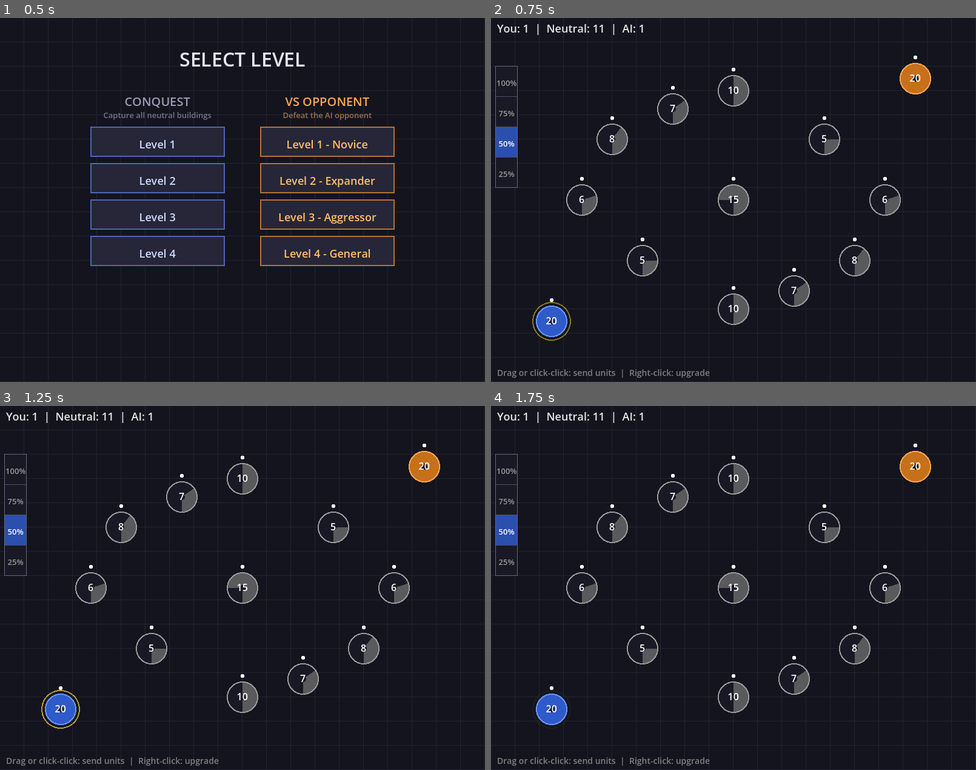
Above: before the commit, frames 1-4 (two rows, left to right).
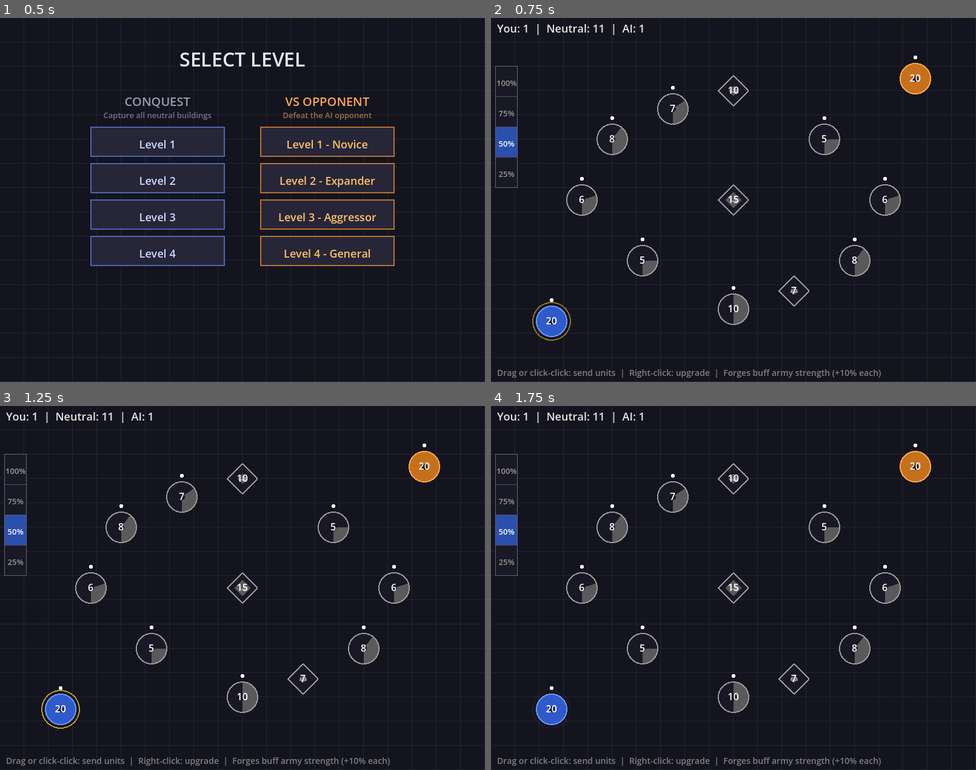
Above: after the commit, the same moments.

Repository: jamesrp/rts_game
Game: Godot game, scene res://main.tscn
Same seed, same stepped clock (60 frames per second), same inputs: the game is played once before the commit and once after it.
Inputs (mouse positions are in pixels of both pictures, inside the frame that each line leads up to):
- Up to frame 1 (0.5 s): no input
- Up to frame 2 (0.75 s): tap Enter at 0.5 s; move the mouse to (840, 181) at 0.52 s; click (840, 181) at 0.67 s
- Up to frame 3 (1.25 s): no input
- Up to frame 4 (1.75 s): tap Space at 1.25 s; drag from (636, 606) to (709, 660) at 1.27 s

Frame 1 is identical in both runs. In frame 2, 1.1% of the frame differs, in the area x 46-81%, y 13-99%; in frame 3, 1.1%; in frame 4, 1.1%.

Commit message:
Add forge buildings and multiplier-based combat system
Forges are diamond-shaped buildings that provide a global +10% army
strength buff per forge owned. Combat now uses multipliers based on
building level (defender) and forge count (both sides) instead of
simple subtraction. Forges don't generate units and can't be upgraded.

Co-Authored-By: Claude Opus 4.6 <noreply@anthropic.com>

Diff:
--- a/game/main.gd
+++ b/game/main.gd
@@ -210,7 +210,21 @@
 		positions.append(extra_positions[i])
 		neutral_units.append(extra_units[i])
 
-	return {"positions": positions, "units": neutral_units, "player_indices": [0], "opponent_indices": []}
+	var forges: Array = []
+	if level == 1:
+		forges = [3, 6]
+	elif level == 2:
+		forges = [3, 6, 9]
+	elif level == 3:
+		forges = [3, 6, 9, 12]
+	else:
+		forges = [3, 6, 9, 12, 14]
+	# Only include forge indices that exist
+	var valid_forges: Array = []
+	for fi in forges:
+		if fi < positions.size():
+			valid_forges.append(fi)
+	return {"positions": positions, "units": neutral_units, "player_indices": [0], "opponent_indices": [], "forges": valid_forges}
 
 func _get_ai_level(level: int) -> Dictionary:
 	if level == 1:
@@ -229,7 +243,7 @@
 			Vector2(700, 400),
 		]
 		var units: Array = [20, 20, 10, 8, 12, 6, 6, 8, 10, 5, 5]
-		return {"positions": positions, "units": units, "player_indices": [0], "opponent_indices": [1]}
+		return {"positions": positions, "units": units, "player_indices": [0], "opponent_indices": [1], "forges": [4, 8]}
 	elif level == 2:
 		# Expander: more neutrals to contest, symmetric start
 		var positions: Array = [
@@ -248,7 +262,7 @@
 			Vector2(500, 450),
 		]
 		var units: Array = [20, 20, 5, 5, 15, 8, 8, 10, 10, 6, 6, 7, 7]
-		return {"positions": positions, "units": units, "player_indices": [0], "opponent_indices": [1]}
+		return {"positions": positions, "units": units, "player_indices": [0], "opponent_indices": [1], "forges": [4, 7, 12]}
 	elif level == 3:
 		# Aggressor: AI gets 2 starting buildings, closer neutrals on AI side
 		var positions: Array = [
@@ -266,7 +280,7 @@
 			Vector2(350, 100),
 		]
 		var units: Array = [25, 15, 15, 5, 14, 8, 10, 10, 6, 7, 8, 12]
-		return {"positions": positions, "units": units, "player_indices": [0], "opponent_indices": [1, 2]}
+		return {"positions": positions, "units": units, "player_indices": [0], "opponent_indices": [1, 2], "forges": [4, 7, 10]}
 	else:
 		# General: AI gets 2 buildings (one pre-upgraded), dense map
 		var positions: Array = [
@@ -287,7 +301,7 @@
 		]
 		var units: Array = [20, 20, 15, 6, 20, 6, 12, 10, 8, 8, 5, 10, 12, 8]
 		return {"positions": positions, "units": units, "player_indices": [0], "opponent_indices": [1, 2],
-			"upgrades": {2: 2}}  # Building index 2 starts at level 2
+			"upgrades": {2: 2}, "forges": [4, 8, 11, 13]}  # Building index 2 starts at level 2
 
 func _start_level(mode: String, level: int) -> void:
 	current_mode = mode
@@ -318,6 +332,8 @@
 
 	var upgrades: Dictionary = config.get("upgrades", {})
 
+	var forge_indices: Array = config.get("forges", [])
+
 	for i in range(positions.size()):
 		var owner: String
 		if i in player_indices:
@@ -327,6 +343,7 @@
 		else:
 			owner = "neutral"
 		var bld_level: int = upgrades.get(i, 1)
+		var bld_type: String = "forge" if i in forge_indices else "normal"
 		buildings.append({
 			"id": i,
 			"position": positions[i],
@@ -335,6 +352,7 @@
 			"level": bld_level,
 			"max_capacity": 20 * bld_level,
 			"gen_timer": 0.0,
+			"type": bld_type,
 		})
 
 func _return_to_menu() -> void:
@@ -376,6 +394,8 @@
 func _update_unit_generation(delta: float) -> void:
 	for b in buildings:
 		if b["owner"] == "neutral":
+			continue
+		if b["type"] == "forge":
 			continue
 		var level: int = b["level"]
 		var max_cap: int = 20 * level
@@ -409,14 +429,25 @@
 		# Reinforce
 		target["units"] += group["count"]
 	else:
-		# Combat
-		var defenders: int = target["units"]
-		var attackers: int = group["count"]
-		if attackers >= defenders:
-			# Capture
-			target["units"] = attackers - defenders
+		# Combat with multipliers
+		var A: float = float(group["count"])
+		var D: float = float(target["units"])
+		var att_mult: float = _get_attacker_multiplier(group["owner"])
+		var def_mult: float = _get_defender_multiplier(target)
+		var attacker_losses: float = D * def_mult / att_mult
+		var defender_losses: float = A * att_mult / def_mult
+		var attacker_remaining: float = A - attacker_losses
+		var defender_remaining: float = D - defender_losses
+
+		if defender_remaining >= attacker_remaining:
+			# Defender holds
+			target["units"] = maxi(0, int(round(defender_remaining)))
+		else:
+			# Attacker captures
+			target["units"] = maxi(1, int(round(attacker_remaining)))
 			target["owner"] = group["owner"]
-			target["level"] = 1
+			if target["type"] != "forge":
+				target["level"] = 1
 			target["gen_timer"] = 0.0
 			sfx_capture.play()
 			visual_effects.append({
@@ -426,8 +457,6 @@
 				"duration": 0.4,
 				"color": _get_owner_color(group["owner"]),
 			})
-		else:
-			target["units"] = defenders - attackers
 
 func _get_owner_color(owner: String) -> Color:
 	if owner == "player":
@@ -594,6 +623,8 @@
 	# Upgrade the building with the most units first (better investment)
 	var sorted: Array = _ai_sort_by_units(ai_buildings)
 	for b in sorted:
+		if b["type"] == "forge":
+			continue
 		var cost: int = _get_upgrade_cost(b["level"])
 		if b["level"] < MAX_BUILDING_LEVEL and b["units"] >= cost:
 			b["units"] -= cost
@@ -722,6 +753,23 @@
 			best = b
 	return best
 
+# === Combat Multipliers ===
+
+func _count_forges_for_owner(owner: String) -> int:
+	var count: int = 0
+	for b in buildings:
+		if b["type"] == "forge" and b["owner"] == owner:
+			count += 1
+	return count
+
+func _get_defender_multiplier(building: Dictionary) -> float:
+	var forge_count: int = _count_forges_for_owner(building["owner"])
+	return (90.0 + building["level"] * 10.0 + forge_count * 10.0) / 100.0
+
+func _get_attacker_multiplier(owner: String) -> float:
+	var forge_count: int = _count_forges_for_owner(owner)
+	return (100.0 + forge_count * 10.0) / 100.0
+
 # === Win/Lose Conditions ===
 
 func _check_win_condition() -> void:
@@ -816,6 +864,9 @@
 	var clicked_id: int = _get_building_at(pos)
 	if clicked_id != -1 and buildings[clicked_id]["owner"] == "player":
 		var b: Dictionary = buildings[clicked_id]
+		if b["type"] == "forge":
+			selected_building_id = -1
+			return
 		var cost: int = _get_upgrade_cost(b["level"])
 		if b["level"] < MAX_BUILDING_LEVEL and b["units"] >= cost:
 			b["units"] -= cost
@@ -971,35 +1022,84 @@
 			fill_color = Color(0.4, 0.4, 0.4, 0.85)
 			outline_color = Color(0.6, 0.6, 0.6)
 
-		# Draw building background (dark)
-		draw_circle(pos, radius, Color(0.1, 0.1, 0.15))
-
-		# Draw capacity fill arc (from bottom, clockwise)
-		var max_cap: int = b["max_capacity"]
-		if max_cap > 0:
-			var fill_ratio: float = clampf(float(b["units"]) / max_cap, 0.0, 1.0)
-			if fill_ratio > 0.0:
-				var fill_angle: float = fill_ratio * TAU
-				var start_angle: float = PI / 2.0
-				draw_arc(pos, radius * 0.6, start_angle - fill_angle, start_angle, 48, fill_color, radius * 0.8)
-
-		# Outline
-		draw_arc(pos, radius, 0, TAU, 48, outline_color, 2.0)
-
-		# Upgrade ready indicator — pulsing gold ring (player only)
-		if b["owner"] == "player" and b["level"] < MAX_BUILDING_LEVEL and b["units"] >= _get_upgrade_cost(b["level"]):
+		var is_forge: bool = b["type"] == "forge"
+
+		if is_forge:
+			# Draw forge as diamond shape
+			var diamond_pts: PackedVector2Array = PackedVector2Array([
+				pos + Vector2(0, -radius),       # top
+				pos + Vector2(radius, 0),        # right
+				pos + Vector2(0, radius),        # bottom
+				pos + Vector2(-radius, 0),       # left
+			])
+			# Background
+			var bg_pts: PackedVector2Array = PackedVector2Array([
+				pos + Vector2(0, -radius),
+				pos + Vector2(radius, 0),
+				pos + Vector2(0, radius),
+				pos + Vector2(-radius, 0),
+			])
+			draw_colored_polygon(bg_pts, Color(0.1, 0.1, 0.15))
+			# Fill based on capacity
+			var max_cap: int = b["max_capacity"]
+			if max_cap > 0:
+				var fill_ratio: float = clampf(float(b["units"]) / max_cap, 0.0, 1.0)
+				if fill_ratio > 0.0:
+					var inner_r: float = radius * 0.7 * fill_ratio
+					var fill_pts: PackedVector2Array = PackedVector2Array([
+						pos + Vector2(0, -inner_r),
+						pos + Vector2(inner_r, 0),
+						pos + Vector2(0, inner_r),
+						pos + Vector2(-inner_r, 0),
+					])
+					draw_colored_polygon(fill_pts, fill_color)
+			# Diamond outline
+			for di in range(4):
+				draw_line(diamond_pts[di], diamond_pts[(di + 1) % 4], outline_color, 2.0)
+			# Small anvil-like mark inside (horizontal line with two short verticals)
+			draw_line(pos + Vector2(-6, 2), pos + Vector2(6, 2), outline_color, 2.0)
+			draw_line(pos + Vector2(-4, -3), pos + Vector2(-4, 2), outline_color, 1.5)
+			draw_line(pos + Vector2(4, -3), pos + Vector2(4, 2), outline_color, 1.5)
+		else:
+			# Draw normal building as circle
+			draw_circle(pos, radius, Color(0.1, 0.1, 0.15))
+
+			# Draw capacity fill arc (from bottom, clockwise)
+			var max_cap: int = b["max_capacity"]
+			if max_cap > 0:
+				var fill_ratio: float = clampf(float(b["units"]) / max_cap, 0.0, 1.0)
+				if fill_ratio > 0.0:
+					var fill_angle: float = fill_ratio * TAU
+					var start_angle: float = PI / 2.0
+					draw_arc(pos, radius * 0.6, start_angle - fill_angle, start_angle, 48, fill_color, radius * 0.8)
+
+			# Outline
+			draw_arc(pos, radius, 0, TAU, 48, outline_color, 2.0)
+
+		# Upgrade ready indicator — pulsing gold ring (player only, not forges)
+		if not is_forge and b["owner"] == "player" and b["level"] < MAX_BUILDING_LEVEL and b["units"] >= _get_upgrade_cost(b["level"]):
 			var pulse_alpha: float = 0.4 + 0.4 * sin(game_time * 4.0)
 			draw_arc(pos, radius + 6, 0, TAU, 48, Color(1.0, 0.85, 0.2, pulse_alpha), 2.0)
 
 		# Selection highlight
 		if b["id"] == selected_building_id:
-			draw_arc(pos, radius + 4, 0, TAU, 48, Color(1, 1, 0.3, 0.9), 3.0)
-
-		# Level indicator — small dots around the building
-		for lv in range(b["level"]):
-			var angle: float = -PI / 2 + lv * (TAU / MAX_BUILDING_LEVEL)
-			var dot_pos: Vector2 = pos + Vector2(cos(angle), sin(angle)) * (radius + 10)
-			draw_circle(dot_pos, 3.0, Color.WHITE)
+			if is_forge:
+				var sel_r: float = radius + 4
+				var sel_pts: PackedVector2Array = PackedVector2Array([
+					pos + Vector2(0, -sel_r), pos + Vector2(sel_r, 0),
+					pos + Vector2(0, sel_r), pos + Vector2(-sel_r, 0),
+				])
+				for di in range(4):
+					draw_line(sel_pts[di], sel_pts[(di + 1) % 4], Color(1, 1, 0.3, 0.9), 3.0)
+			else:
+				draw_arc(pos, radius + 4, 0, TAU, 48, Color(1, 1, 0.3, 0.9), 3.0)
+
+		# Level indicator — small dots around the building (skip for forges)
+		if not is_forge:
+			for lv in range(b["level"]):
+				var angle: float = -PI / 2 + lv * (TAU / MAX_BUILDING_LEVEL)
+				var dot_pos: Vector2 = pos + Vector2(cos(angle), sin(angle)) * (radius + 10)
+				draw_circle(dot_pos, 3.0, Color.WHITE)
 
 		# Unit count text
 		var font := ThemeDB.fallback_font
@@ -1080,7 +1180,7 @@
 			HORIZONTAL_ALIGNMENT_LEFT, -1, 18, Color(0.9, 0.9, 0.9))
 
 	# Instructions
-	var help_text: String = "Drag or click-click: send units  |  Right-click: upgrade"
+	var help_text: String = "Drag or click-click: send units  |  Right-click: upgrade  |  Forges buff army strength (+10% each)"
 	draw_string(font, Vector2(10, 590), help_text,
 		HORIZONTAL_ALIGNMENT_LEFT, -1, 14, Color(0.6, 0.6, 0.6, 0.8))
 
